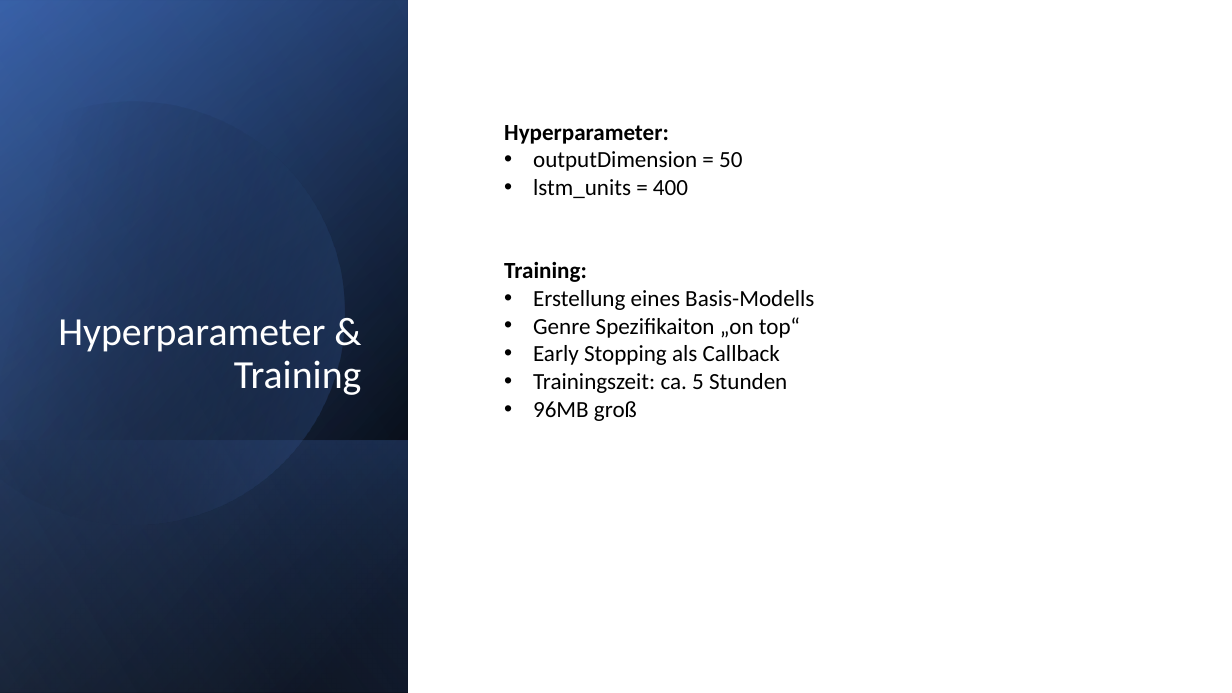
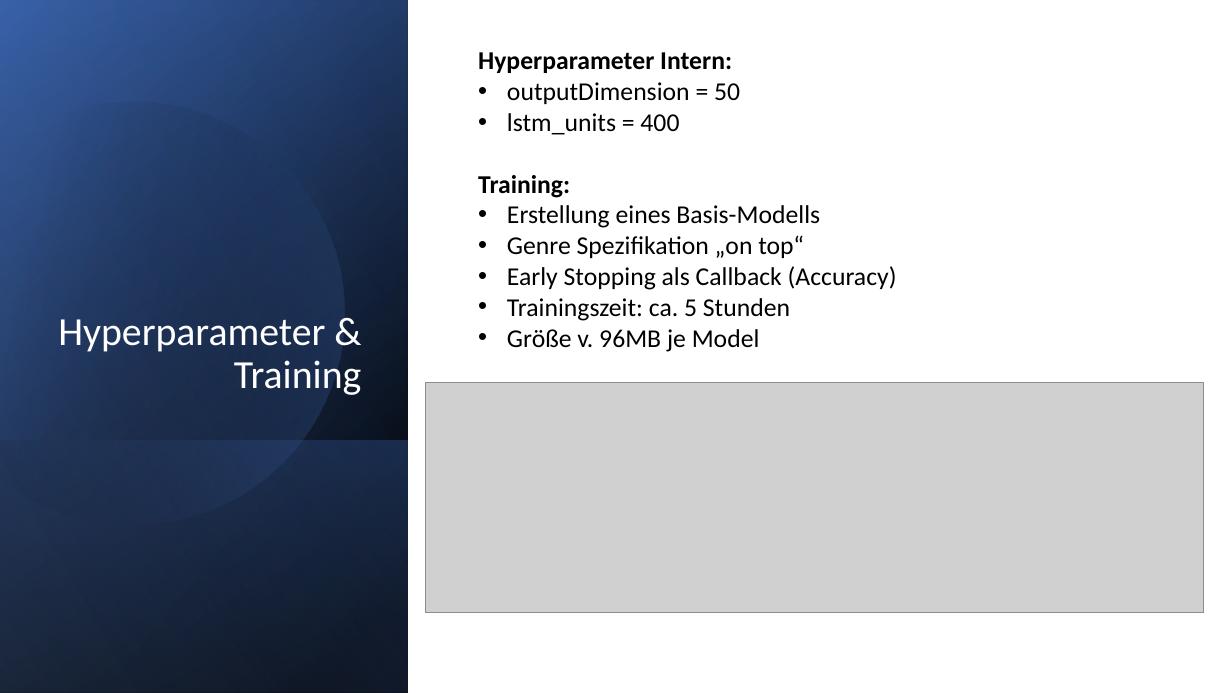
Before and after one commit to techsupport-noah/ML-Projekt, a slide deck: slide 10 of Chatbot.pptx. Drawn at 1232x693 pixels with LibreOffice and Linux fonts; fonts in the diff are those of the drawing; grey boxes stand for pictures. Boxes give left, top, right and bottom in pixels: in the first picture for what was removed or moved away, otherwise in the second. Text is boxed around its words. In the diff, an @@ line names an element or a change of style, - is before the commit and + after.

Commit message:
changed pp

```diff
--- a/Chatbot.pptx
+++ b/Chatbot.pptx
@@ text "Hyperparameter Intern:": place and size @@
-text "Hyperparameter Intern:" at bbox=[504, 125, 814, 421]
+text "Hyperparameter Intern:" at bbox=[478, 52, 897, 352]
@@ text at bbox=[478, 52, 732, 73]: text changed; size 18 to 20 pt @@
-Hyperparameter:
+Hyperparameter Intern:
@@ text at bbox=[478, 82, 820, 321]: size 18 to 20 pt in "outputDimension = 50", "lstm_units = 400", "Training:", "Erstellung eines Basis-Modells" and 1 more places @@
@@ text at bbox=[507, 235, 897, 290]: text changed; size 18 to 20 pt @@
-• Genre Spezifikaiton „on top“
-• Early Stopping als Callback
+• Genre Spezifikation „on top“
+• Early Stopping als Callback (Accuracy)
@@ text at bbox=[507, 329, 760, 352]: text changed; size 18 to 20 pt @@
-• 96MB groß
+• Größe v. 96MB je Model
@@ picture added at bbox=[425, 383, 1203, 613] @@
```
Also in this commit, not shown: 6 other slides changed.
